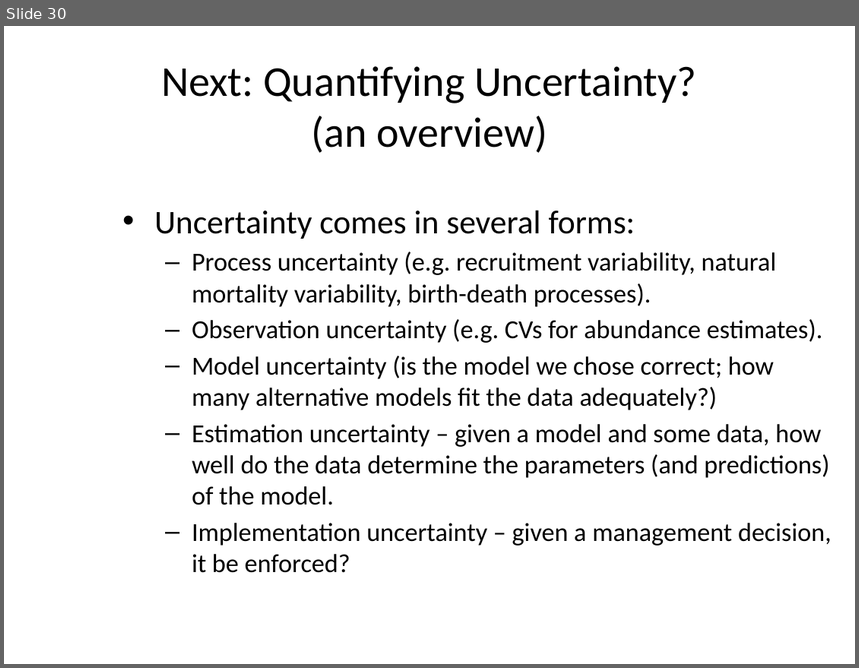
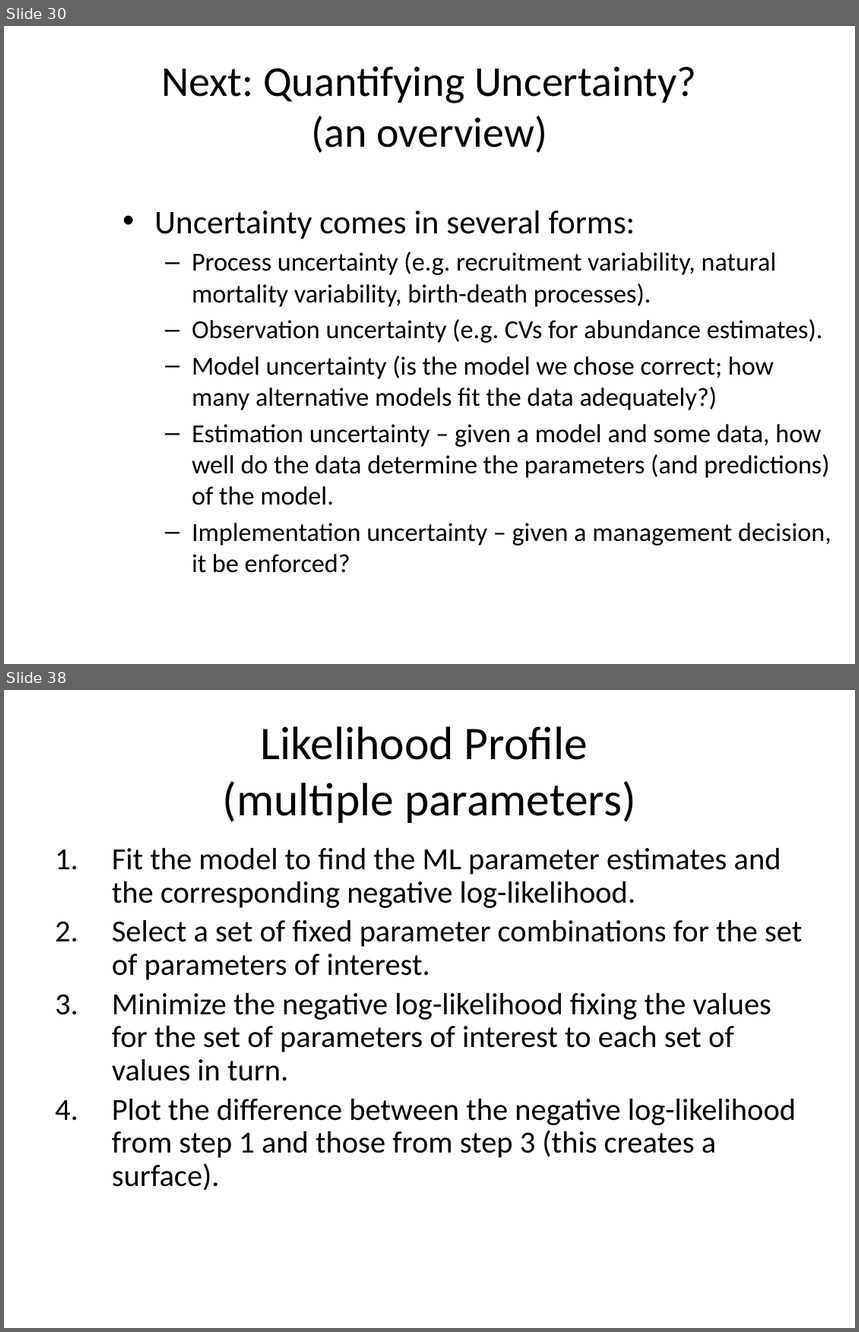
Before and after one commit to rwildermuth/FayLabExamples, a slide deck: Estimation.pptx. Shown one above the other, each under a label of ours: slide 30 before the commit, slides 30 and 38 after it; the slides between them are not shown. The pictures are 859x668 and 859x1332 pixels, drawn with LibreOffice and Linux fonts; fonts in the diff are those of the drawing. Boxes give left, top, right and bottom in pixels: in the first picture for what was removed or moved away, otherwise in the second. Text is boxed around its words. In the diff, an @@ line names an element or a change of style, - is before the commit and + after.

Commit message:
files updated to include likelihood profile work for Apr 8 2015

```diff
--- a/Estimation.pptx
+++ b/Estimation.pptx
@@ slide 38 added at (x1=4, y1=690, x2=855, y2=1328), background #FFFFFF @@
@@ title added at (x1=223, y1=726, x2=636, y2=823), 39.6 pt, text #000000 @@
+Likelihood Profile
+(multiple parameters)
@@ text added at (x1=112, y1=848, x2=802, y2=1191), 26 pt, text #000000 @@
+1. Fit the model to find the ML parameter estimates and the corresponding negative log-likelihood.
+2. Select a set of fixed parameter combinations for the set of parameters of interest.
+3. Minimize the negative log-likelihood fixing the values for the set of parameters of interest to each set of values in turn.
+4. Plot the difference between the negative log-likelihood from step 1 and those from step 3 (this creates a surface).
```
Also in this commit, not shown: 10 other slides added, 1 other file.
